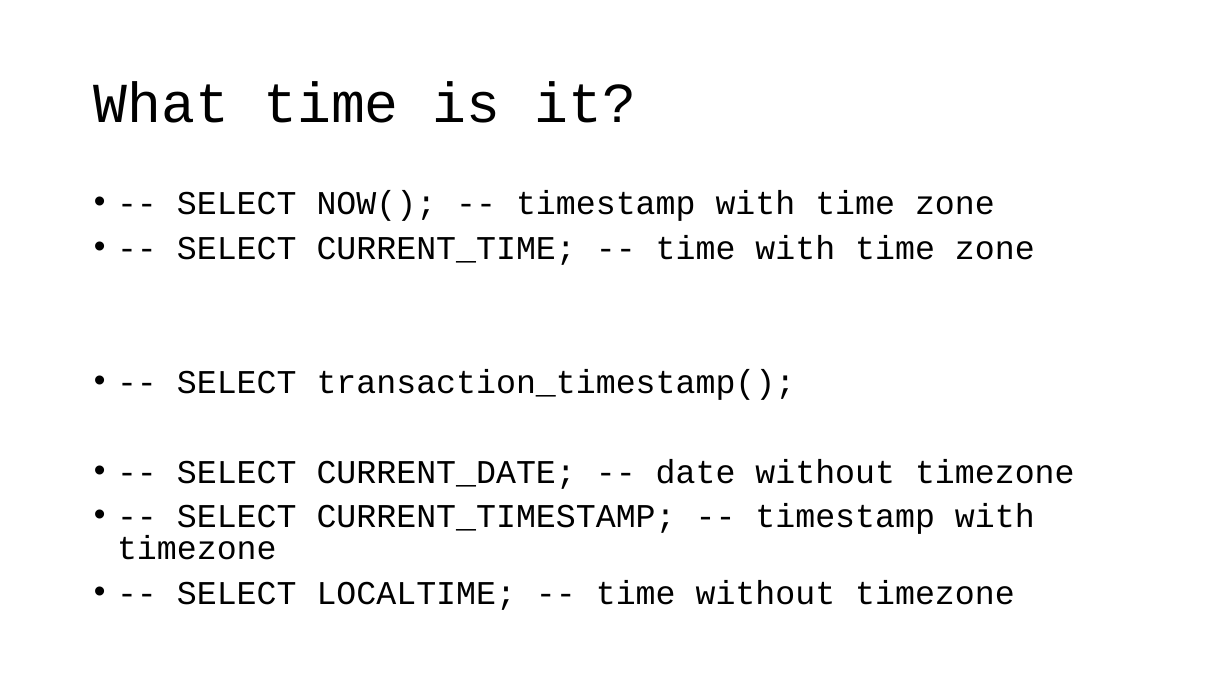
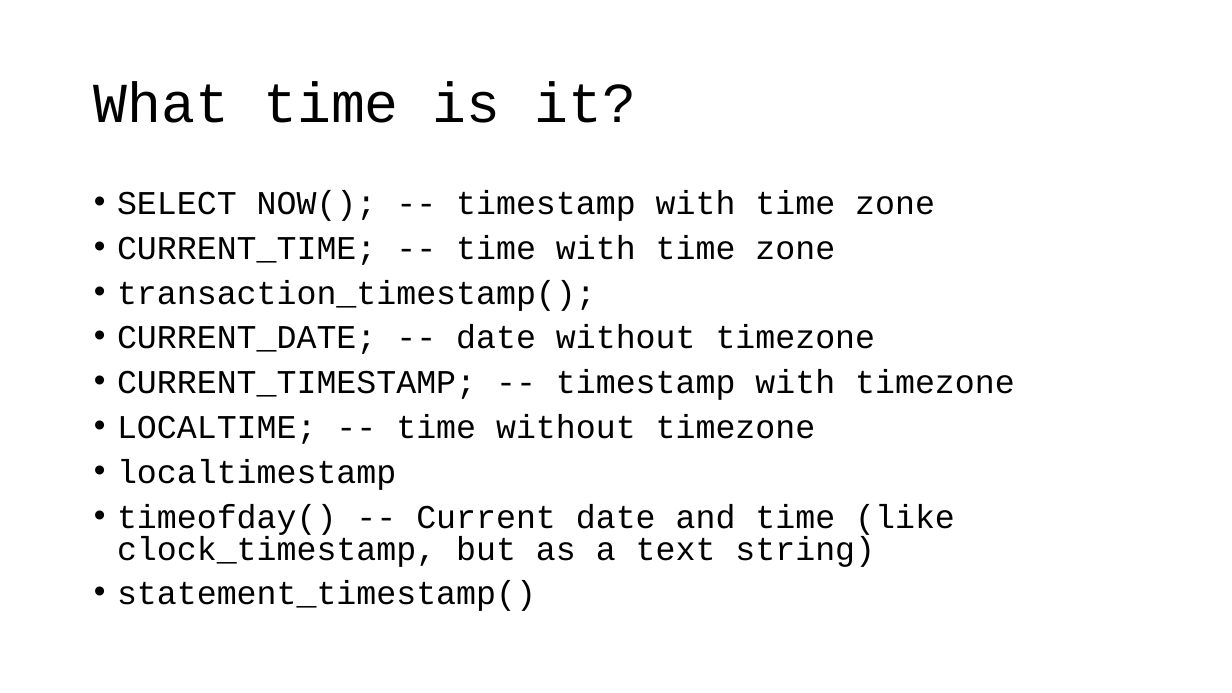
Before and after one commit to VadimAcosta/timestamps_and_intervals, a slide deck: slide 22 of times_and_dates.pptx (slide 17 before the commit). Drawn at 1232x693 pixels with LibreOffice and Linux fonts; fonts in the diff are those of the drawing. Boxes give left, top, right and bottom in pixels: in the first picture for what was removed or moved away, otherwise in the second. Text is boxed around its words. In the diff, an @@ line names an element or a change of style, - is before the commit and + after.

```diff
--- a/times_and_dates.pptx
+++ b/times_and_dates.pptx
@@ text at (x1=117, y1=190, x2=1015, y2=611): text changed @@
-• -- SELECT NOW(); -- timestamp with time zone
-• -- SELECT CURRENT_TIME; -- time with time zone
-• -- SELECT transaction_timestamp();
-• -- SELECT CURRENT_DATE; -- date without timezone
-• -- SELECT CURRENT_TIMESTAMP; -- timestamp with timezone
-• -- SELECT LOCALTIME; -- time without timezone
+• SELECT NOW(); -- timestamp with time zone
+• CURRENT_TIME; -- time with time zone
+• transaction_timestamp();
+• CURRENT_DATE; -- date without timezone
+• CURRENT_TIMESTAMP; -- timestamp with timezone
+• LOCALTIME; -- time without timezone
+• localtimestamp
+• timeofday() -- Current date and time (like clock_timestamp, but as a text string)
+• statement_timestamp()
```
Also in this commit, not shown: 1 other slide changed, 9 slides added, 6 other files.
